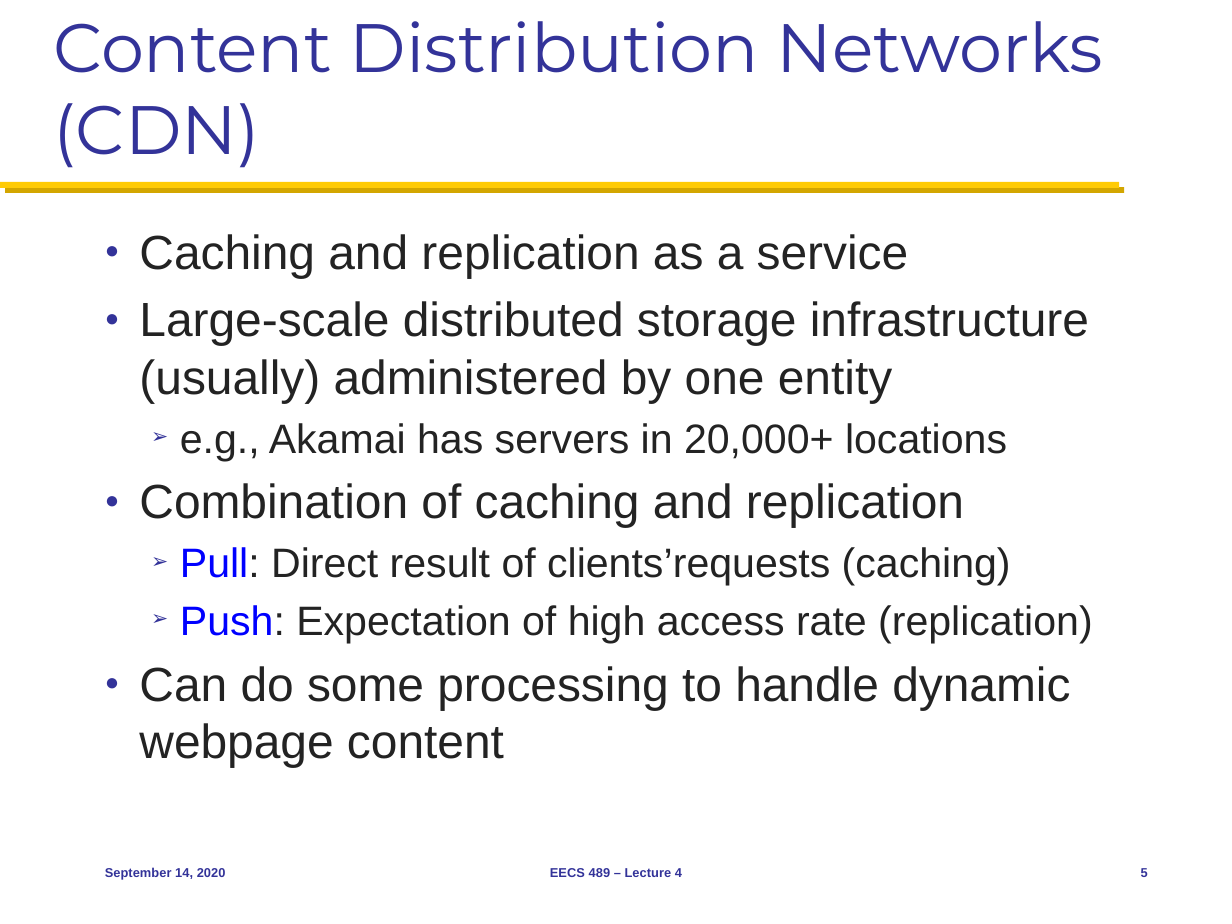
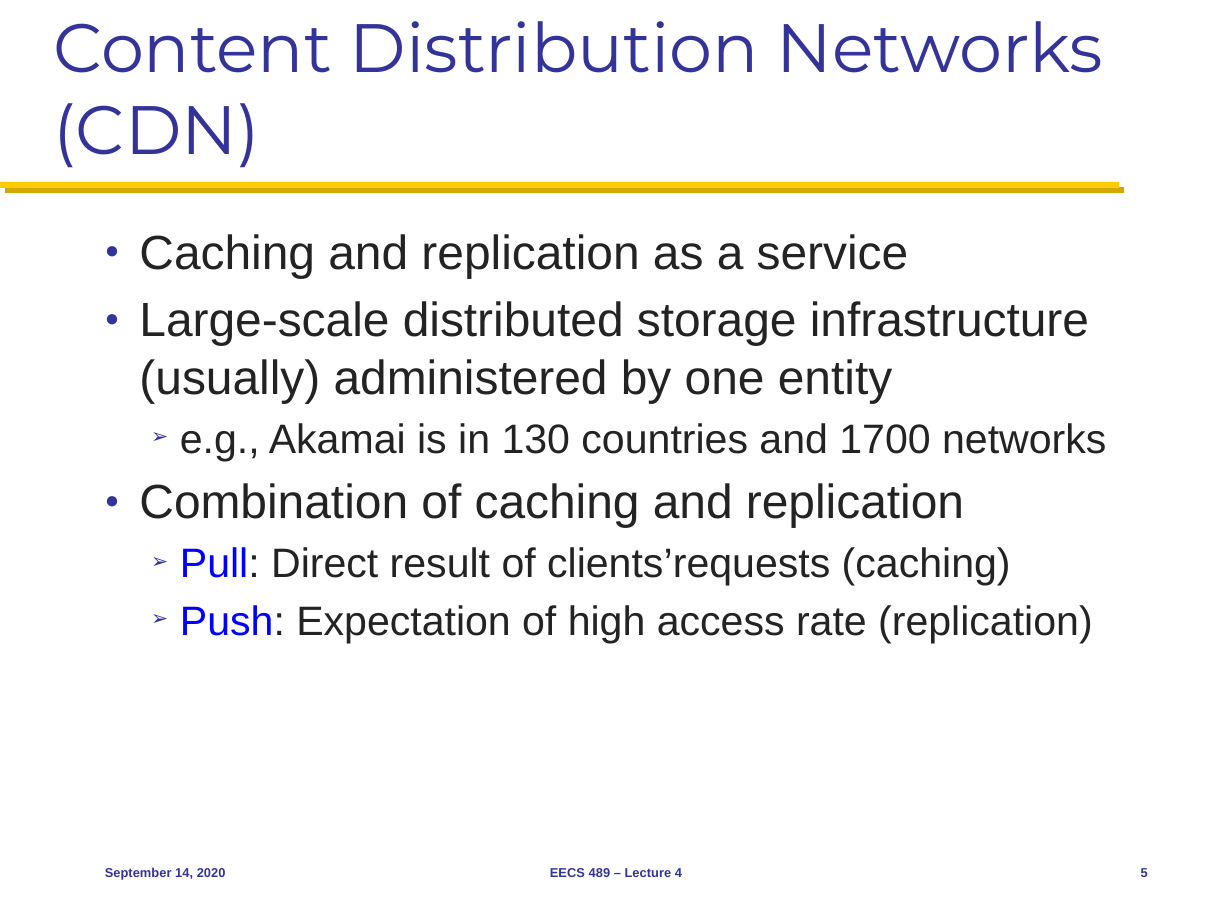
Before and after one commit to mosharaf/eecs489, a slide deck: slide 5 of Slides/091420.pptx. Drawn at 1232x924 pixels with LibreOffice and Linux fonts; fonts in the diff are those of the drawing. Boxes give left, top, right and bottom in pixels: in the first picture for what was removed or moved away, otherwise in the second. Text is boxed around its words. In the diff, an @@ line names an element or a change of style, - is before the commit and + after.

```diff
--- a/Slides/091420.pptx
+++ b/Slides/091420.pptx
@@ text at [180,423,1106,461]: text changed @@
-  ➢ e.g., Akamai has servers in 20,000+ locations
+  ➢ e.g., Akamai is in 130 countries and 1700 networks
@@ text at [139,666,1070,767]: paragraph removed @@
-● Can do some processing to handle dynamic webpage content
```
Also in this commit, not shown: 4 other slides changed, 2 slides added.
